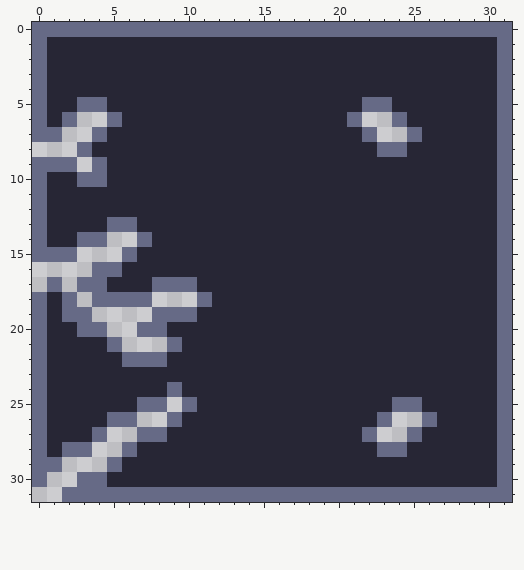
A pixel-art sprite gets an edit: Assets/Sprites/WallOnDestroyLvl1.png. Above is the file before it was changed.
The file is 32x32 pixels.
After the commit:
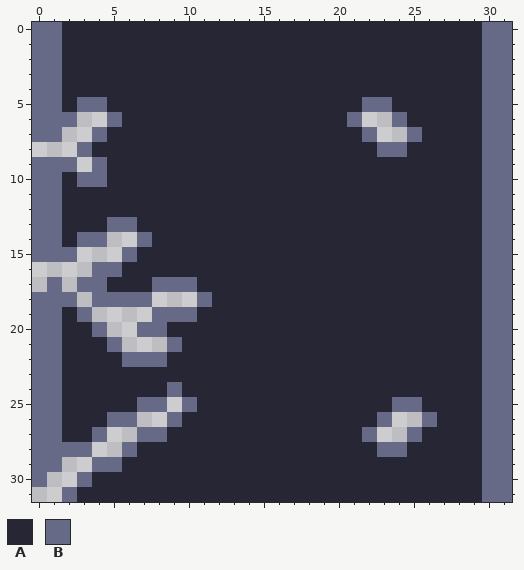
Palette (. is transparent): A #272635  B #666a86
The edit:
The edit turns colour B into colour A in row 0 at x 2 to 29; in row 19 at x 2; in row 20 at x 3; in row 30 at x 4; in row 31 at x 3 to 29.
There is now colour B in row 29 at x 4.
The edit turns colour A into colour B in rows 1 to 6 at x 1 and 30; in rows 7 to 9 at x 30; in rows 10 to 14 at x 1 and 30; in rows 15 to 17 at x 30; in rows 18 to 28 at x 1 and 30; in rows 29 to 30 at x 30.
Changed places in both pictures, as pixel boxes (x1, y1, x2, y2):
changed: (47, 22, 497, 502)
